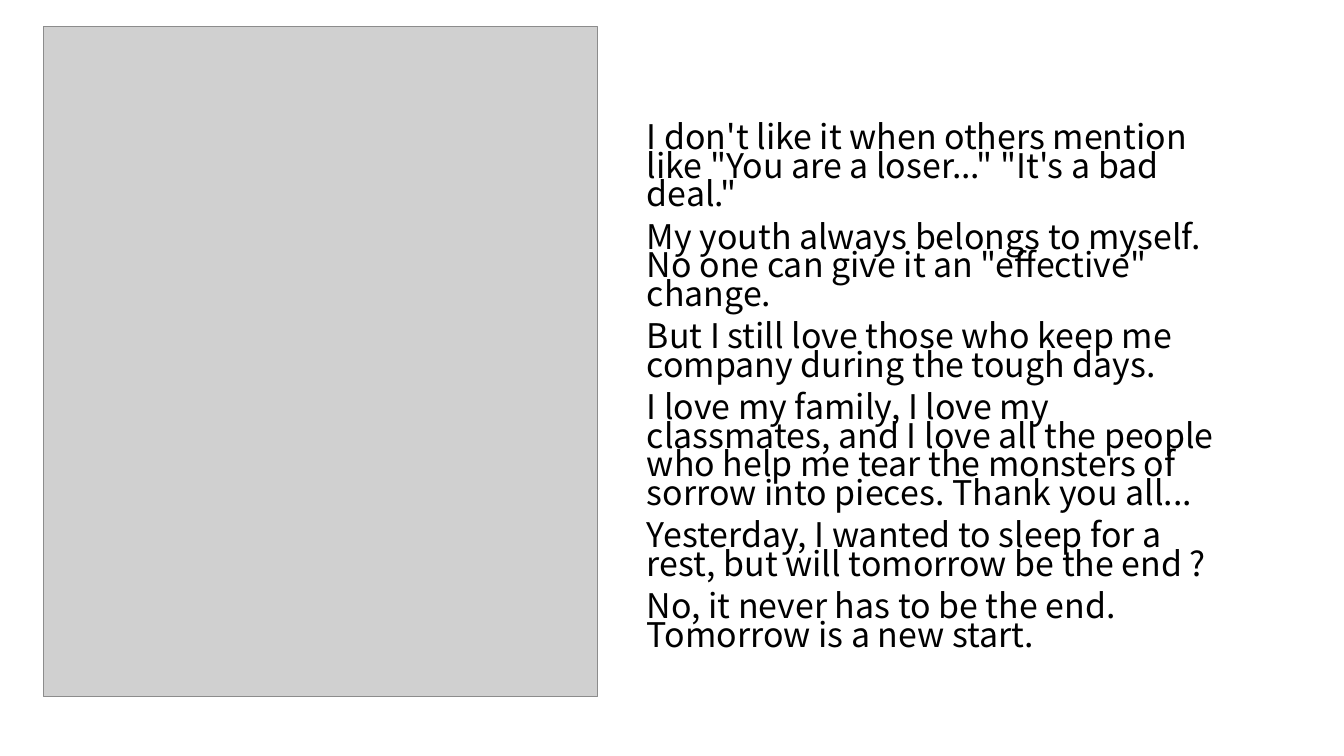
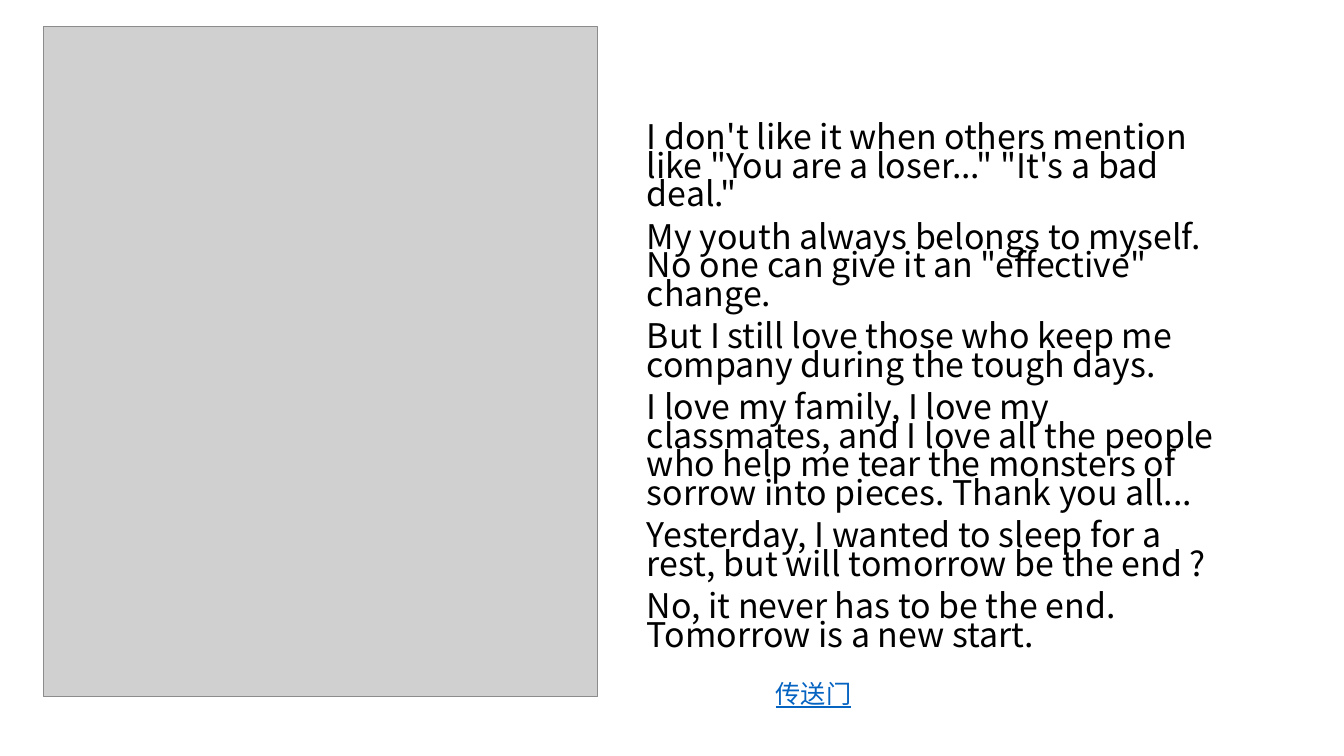
Before and after one commit to BambooDay/OI, a slide deck: slide 11 of 激情演讲.pptx. Drawn at 1344x756 pixels with LibreOffice and Linux fonts; fonts in the diff are those of the drawing; grey boxes stand for pictures. Boxes give left, top, right and bottom in pixels: in the first picture for what was removed or moved away, otherwise in the second. Text is boxed around its words. In the diff, an @@ line names an element or a change of style, - is before the commit and + after.

```diff
--- a/激情演讲.pptx
+++ b/激情演讲.pptx
@@ text added at (x1=776, y1=682, x2=852, y2=708), 18 pt, text #0563C1, underline @@
+传送门
```
Also in this commit, not shown: 2 other slides changed, 1 other file.
